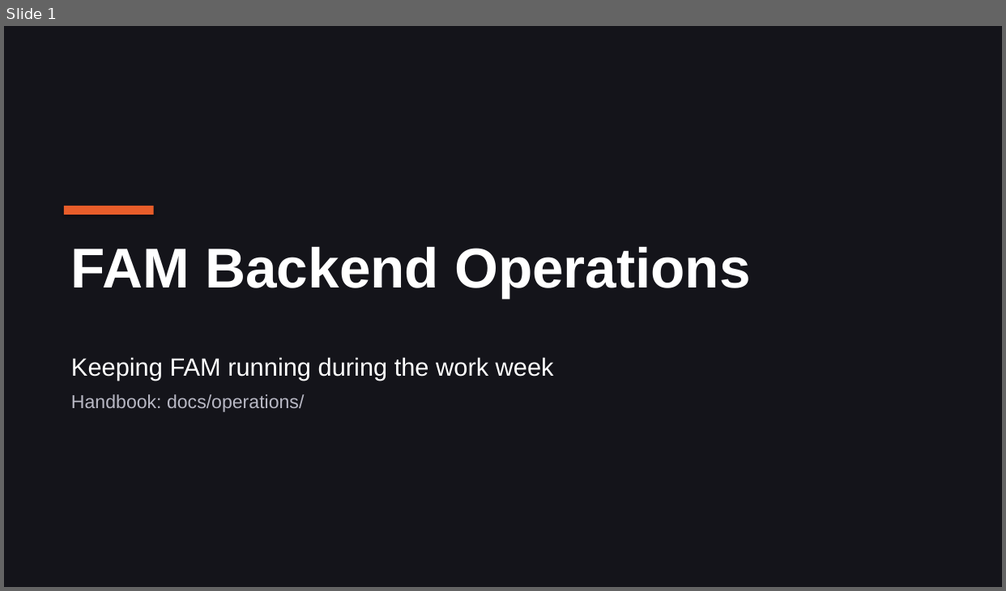
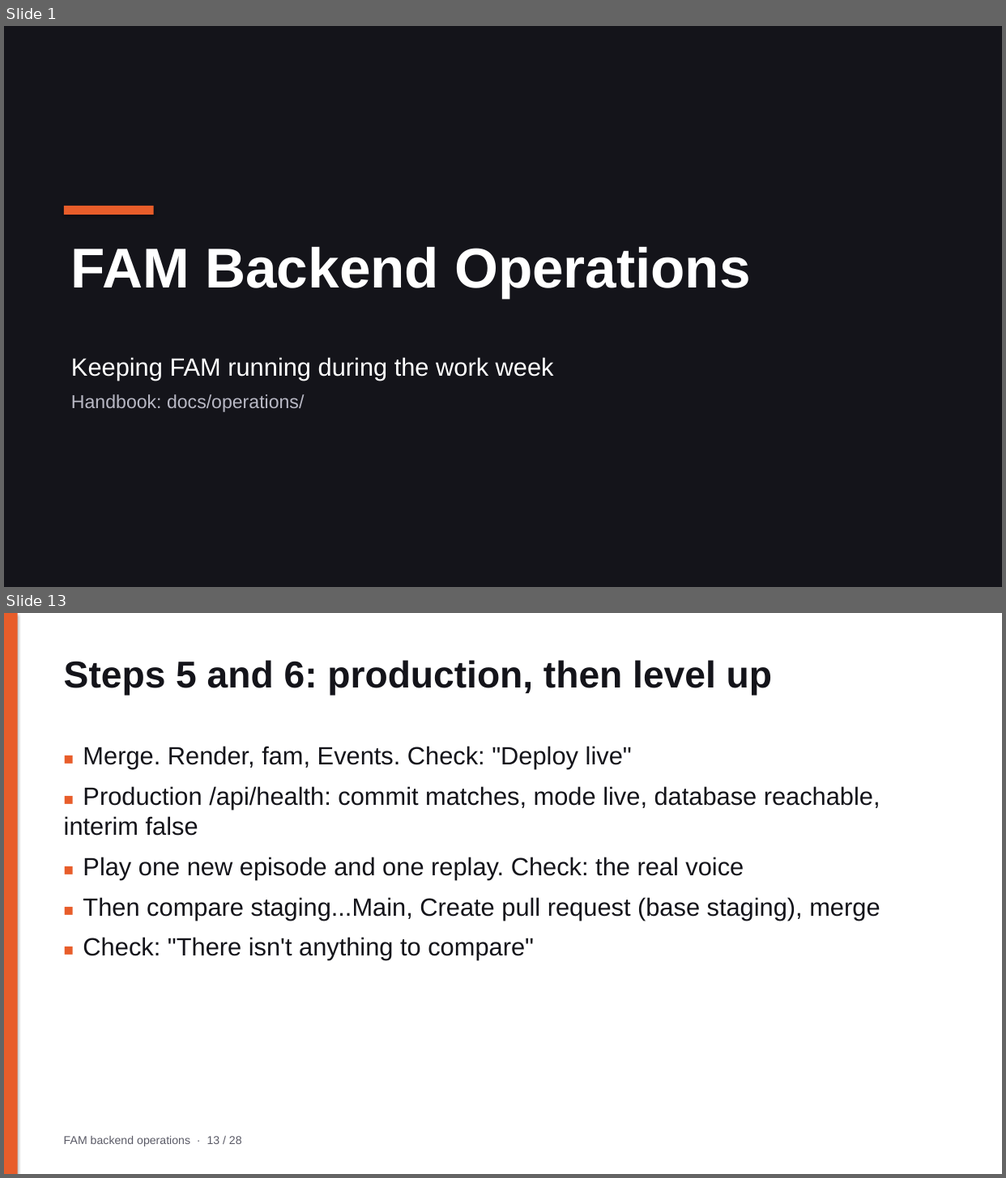
Before and after one commit to tjweingart-byte/FAM, a slide deck: docs/operations/FAM_Backend_Operations.pptx. Shown one above the other, each under a label of ours: slide 1 before the commit, slides 1 and 13 after it; the slides between them are not shown. The pictures are 1006x591 and 1006x1178 pixels, drawn with LibreOffice and Linux fonts; fonts in the diff are those of the drawing. Boxes give left, top, right and bottom in pixels: in the first picture for what was removed or moved away, otherwise in the second. Text is boxed around its words. In the diff, an @@ line names an element or a change of style, - is before the commit and + after.

```diff
--- a/docs/operations/FAM_Backend_Operations.pptx
+++ b/docs/operations/FAM_Backend_Operations.pptx
@@ slide 13 added at <box>4,613,1002,1174</box>, background #FFFFFF @@
@@ rectangle added at <box>4,613,18,1174</box>, fill #E85D2A @@
@@ text added at <box>64,660,772,695</box>, 36 pt, text #14141A, bold @@
+Steps 5 and 6: production, then level up
@@ text added at <box>64,746,880,960</box>, 24 pt, text #14141A @@
+■ Merge. Render, fam, Events. Check: "Deploy live"
+■ Production /api/health: commit matches, mode live, database reachable, interim false
+■ Play one new episode and one replay. Check: the real voice
+■ Then compare staging...Main, Create pull request (base staging), merge
+■ Check: "There isn't anything to compare"
@@ text added at <box>64,1136,242,1147</box>, 11 pt, text #5A5A66 @@
+FAM backend operations · 13 / 28
```
Also in this commit, not shown: 22 slides changed, 4 other slides added, 15 other files.
